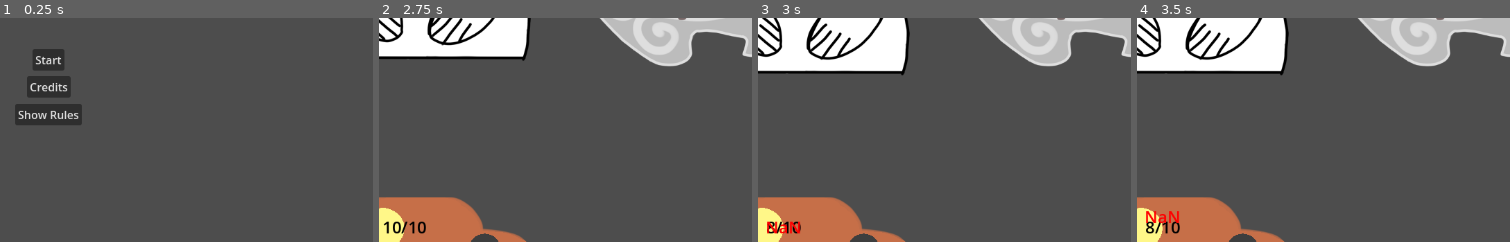
Above: before the commit, frames 1-4 (left to right).
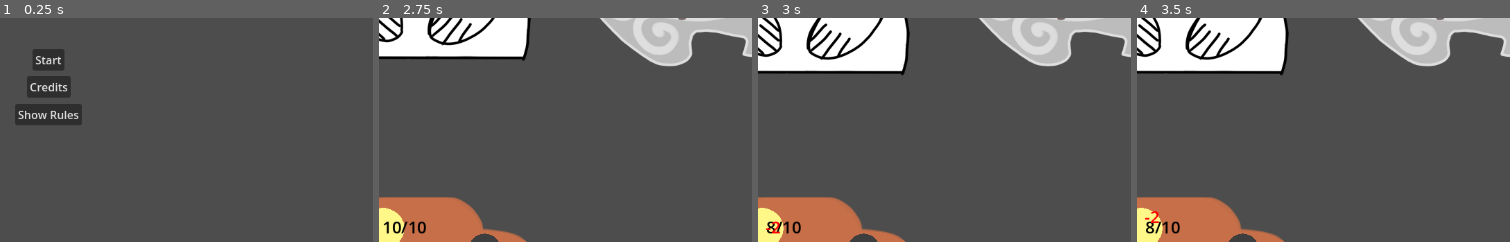
Above: after the commit, the same moments.

Repository: alex-mike-mark-again/godot-combat
Game: Godot game, scene res://main_menu.tscn
Same seed, same stepped clock (60 frames per second), same inputs: the game is played once before the commit and once after it. The engine's default icon, where the game draws it, is replaced by a stand-in: a white triangle on a blue panel in a dark square.
Inputs (mouse positions are % of the whole screen's width and height, from its top left):
- Up to frame 1 (0.25 s): no input
- Up to frame 2 (2.75 s): click "Start" at 0.5 s; click (14, 19) at 1.27 s; click (14, 19) at 2.02 s
- Up to frame 3 (3 s): click (14, 19) at 2.77 s
- Up to frame 4 (3.5 s): no input
The pictures show only the part of the screen within x 47-97%, y 41-91%; the shares and areas given below are measured in that part.

Frames 1-2 are identical in both runs. In frame 3, 0.3% of the frame differs, in the area x 2-12%, y 90-97%; in frame 4, 0.3%.

Commit message:
stat changes always show

Diff:
--- a/player.gd
+++ b/player.gd
@@ -18,8 +18,8 @@
 	$heat_icon/current_label.text = str(atk)
 	$smoke_icon/current_label.text = str(rdc)
 
-	if delta.get("hp") || delta.get("maxHp"):
-		$light_icon.play_delta_anim("NaN")
+	if delta.get("hp"):
+		$light_icon.play_delta_anim(delta.hp)
 	if delta.get("atk"):
 		$heat_icon.play_delta_anim(delta.atk)
 	if delta.get("rdc"):
--- a/stat_icon.gd
+++ b/stat_icon.gd
@@ -4,12 +4,13 @@
 # like, make a _new_ delta label.
 # then play the animation on it.
 # instead of this.
-
 # also, not be red for positive changes.
 
 # also use colours from our pallete
-func play_delta_anim(delta):
-	$current_label/delta_label.text = str(delta);
-	$AnimationPlayer.play("delta")
-	await $AnimationPlayer.animation_finished
-	$current_label/delta_label.text = ""
+func play_delta_anim(delta: int):
+	var x = $current_label/delta_label.duplicate()
+	$current_label.add_child(x)
+	x.text = str(delta);
+	x.get_node("AnimationPlayer").play("delta")
+	await x.get_node("AnimationPlayer").animation_finished
+	x.free()
--- a/ui/stat_icon.tscn
+++ b/ui/stat_icon.tscn
@@ -61,23 +61,21 @@
 metadata/_edit_use_anchors_ = true
 
 [node name="delta_label" type="Label" parent="current_label"]
-modulate = Color(0, 0, 0, 0)
 layout_mode = 1
 anchors_preset = -1
 anchor_top = -0.743243
 anchor_right = 1.0
 anchor_bottom = 0.256757
 offset_left = -1.5
-offset_top = -2.5
+offset_top = 27.5
 offset_right = 1.5
-offset_bottom = -2.5
+offset_bottom = 27.5
 grow_horizontal = 2
 grow_vertical = 2
 theme_override_colors/font_color = Color(1, 0, 0, 1)
 metadata/_edit_use_anchors_ = true
 
-[node name="AnimationPlayer" type="AnimationPlayer" parent="."]
-root_node = NodePath("../current_label/delta_label")
+[node name="AnimationPlayer" type="AnimationPlayer" parent="current_label/delta_label"]
 libraries = {
 "": SubResource("AnimationLibrary_1ek3t")
 }
